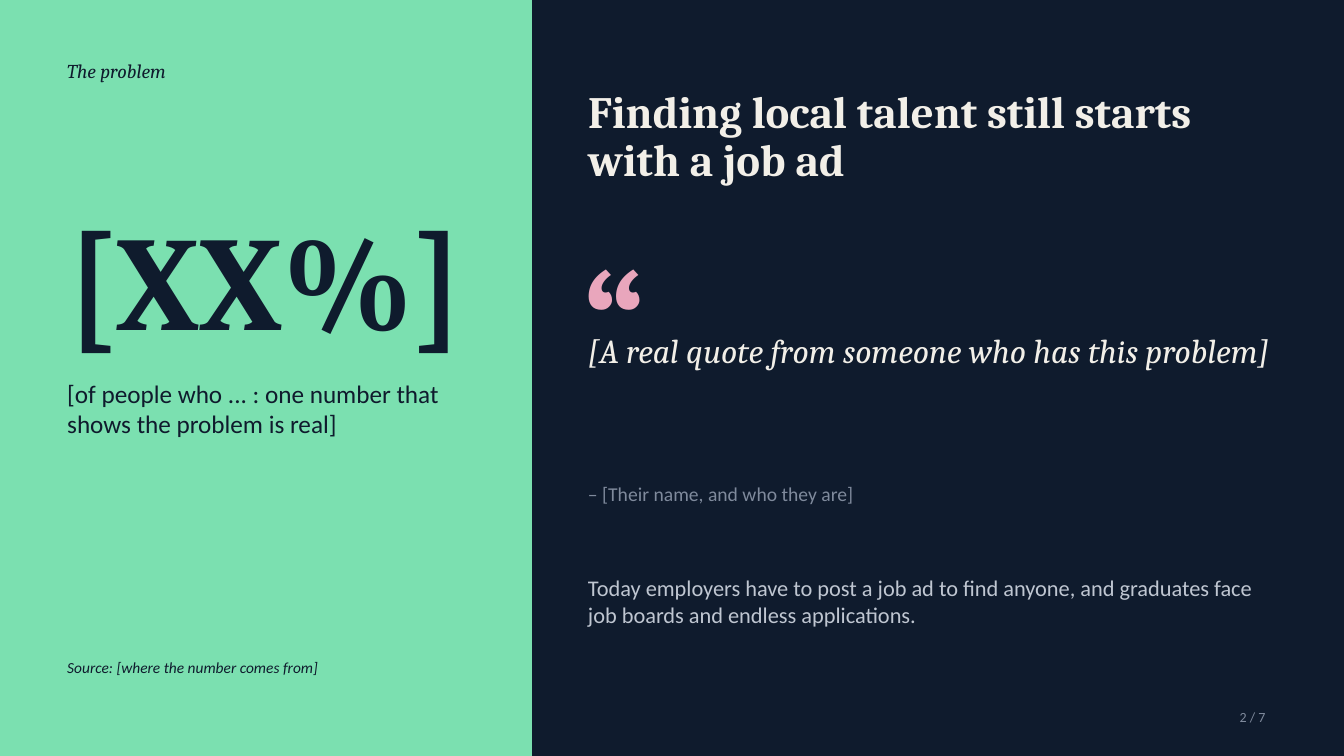
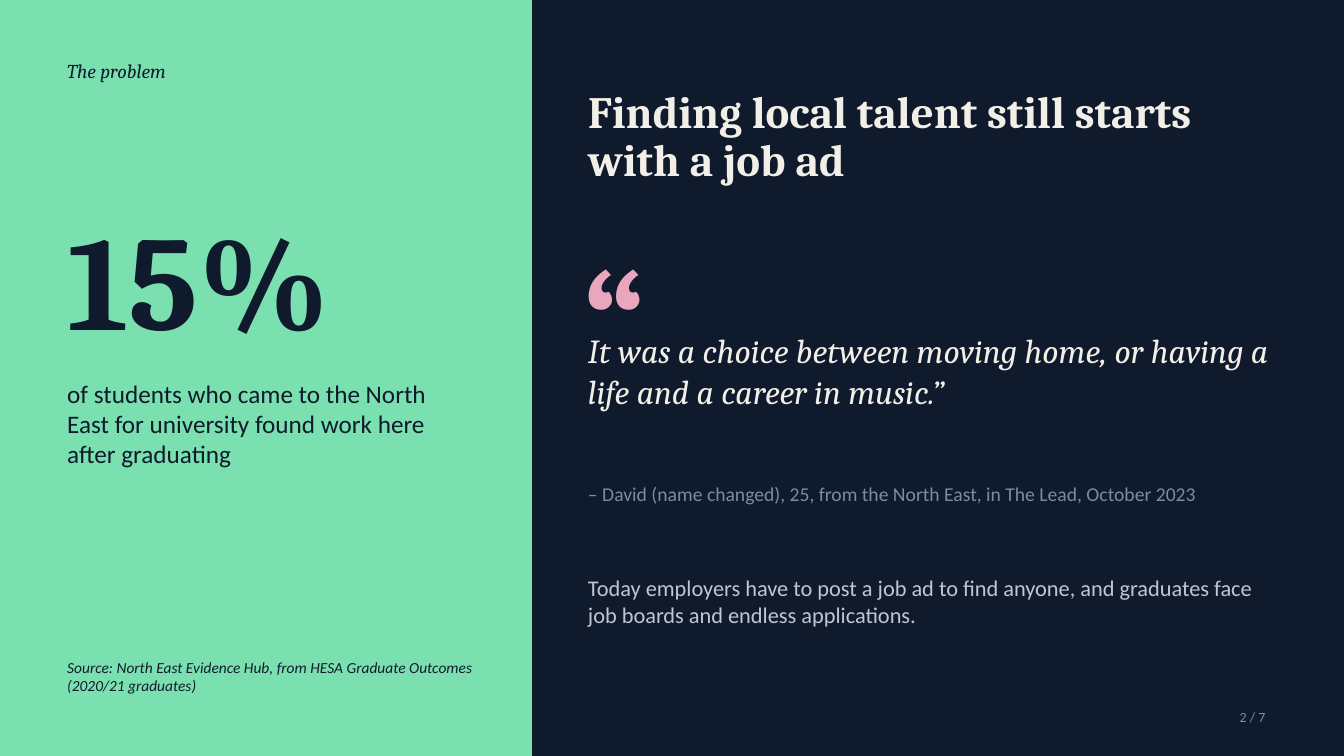
Before and after one commit to OP793/Table7, a slide deck: slide 2 of presentation/Table7-pitch-deck.pptx. Drawn at 1344x756 pixels with LibreOffice and Linux fonts; fonts in the diff are those of the drawing. Boxes give left, top, right and bottom in pixels: in the first picture for what was removed or moved away, otherwise in the second. Text is boxed around its words. In the diff, an @@ line names an element or a change of style, - is before the commit and + after.

```diff
--- a/presentation/Table7-pitch-deck.pptx
+++ b/presentation/Table7-pitch-deck.pptx
@@ text at [67, 238, 330, 334]: text changed @@
-[XX%]
+15%
@@ text at [588, 339, 1268, 412]: text changed @@
-[A real quote from someone who has this problem]
+It was a choice between moving home, or having a life and a career in music.”
@@ text at [67, 385, 426, 468]: text changed @@
-[of people who ... : one number that shows the problem is real]
+of students who came to the North East for university found work here after graduating
@@ text at [602, 487, 1196, 504]: text changed @@
-– [Their name, and who they are]
+– David (name changed), 25, from the North East, in The Lead, October 2023
@@ text at [67, 662, 472, 694]: text changed @@
-Source: [where the number comes from]
+Source: North East Evidence Hub, from HESA Graduate Outcomes (2020/21 graduates)
```
Also in this commit, not shown: 1 other slide changed.
